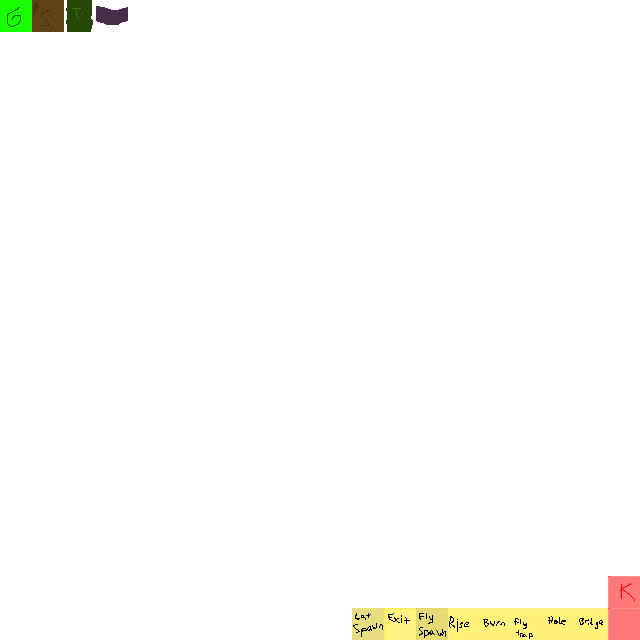
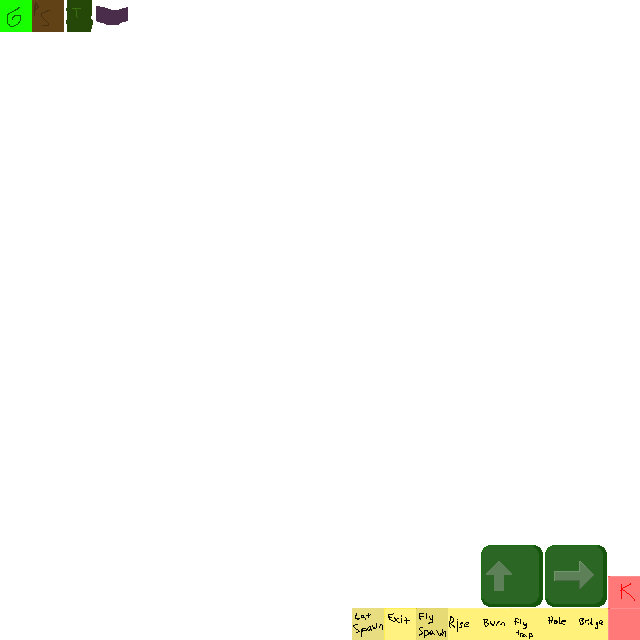
Before/after of a 640px x 640px layered artwork. What changed in the layer stack:
painted on "Background" over [481, 545, 607, 607]
